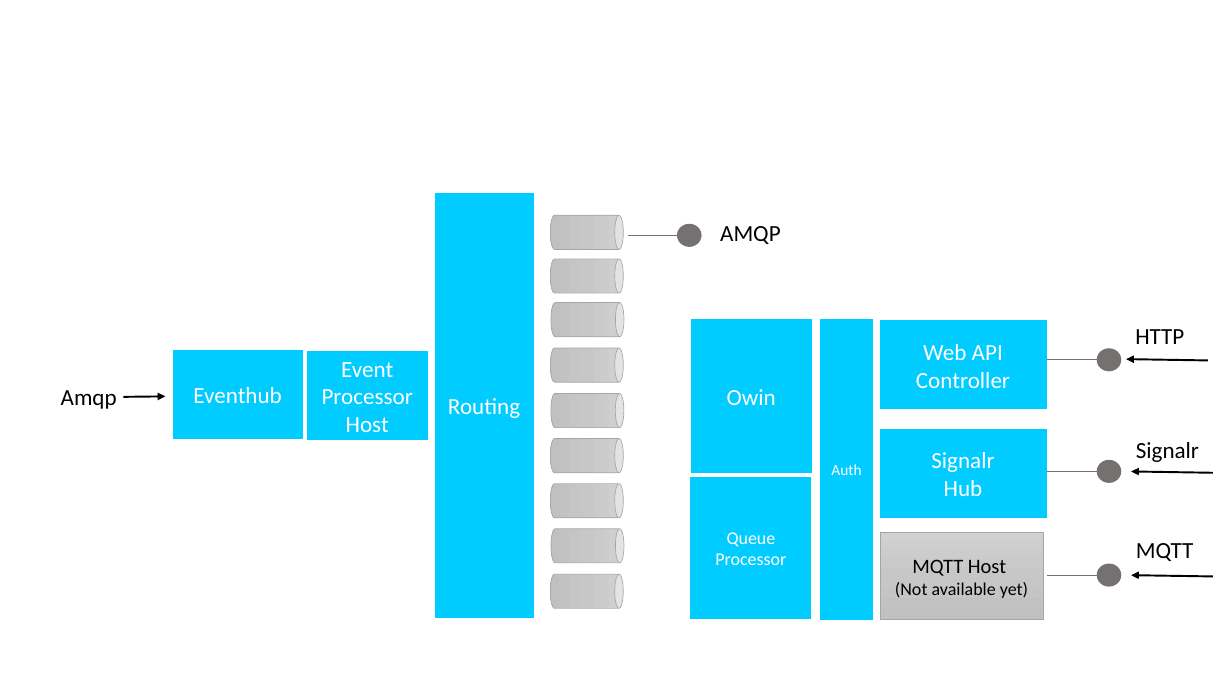
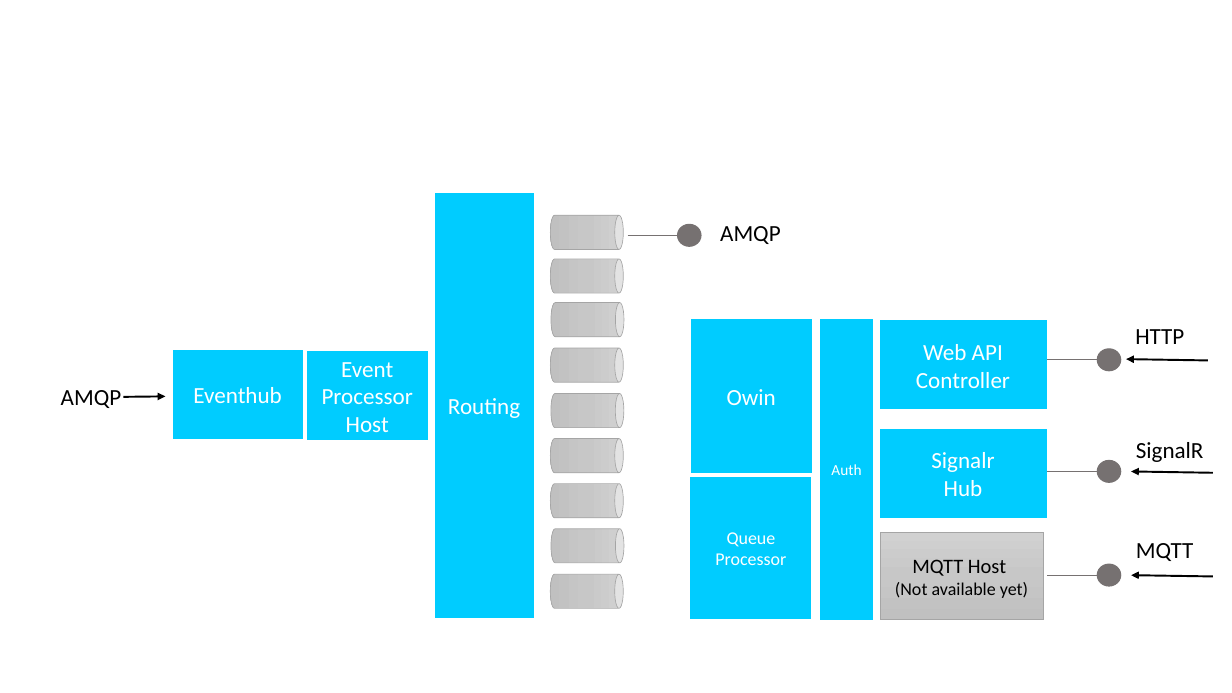
Before and after one commit to SlenderStone/MessageHandler.Documentation, a slide deck: slide 9 of images/architecture drawings.pptx. Drawn at 1232x693 pixels with LibreOffice and Linux fonts; fonts in the diff are those of the drawing. Boxes give left, top, right and bottom in pixels: in the first picture for what was removed or moved away, otherwise in the second. Text is boxed around its words. In the diff, an @@ line names an element or a change of style, - is before the commit and + after.

```diff
--- a/images/architecture drawings.pptx
+++ b/images/architecture drawings.pptx
@@ text at [61, 390, 122, 408]: text changed @@
-Amqp
+AMQP
@@ text at [1136, 442, 1204, 462]: text changed @@
-Signalr
+SignalR
```
Also in this commit, not shown: 2 other slides changed, 4 other files.
